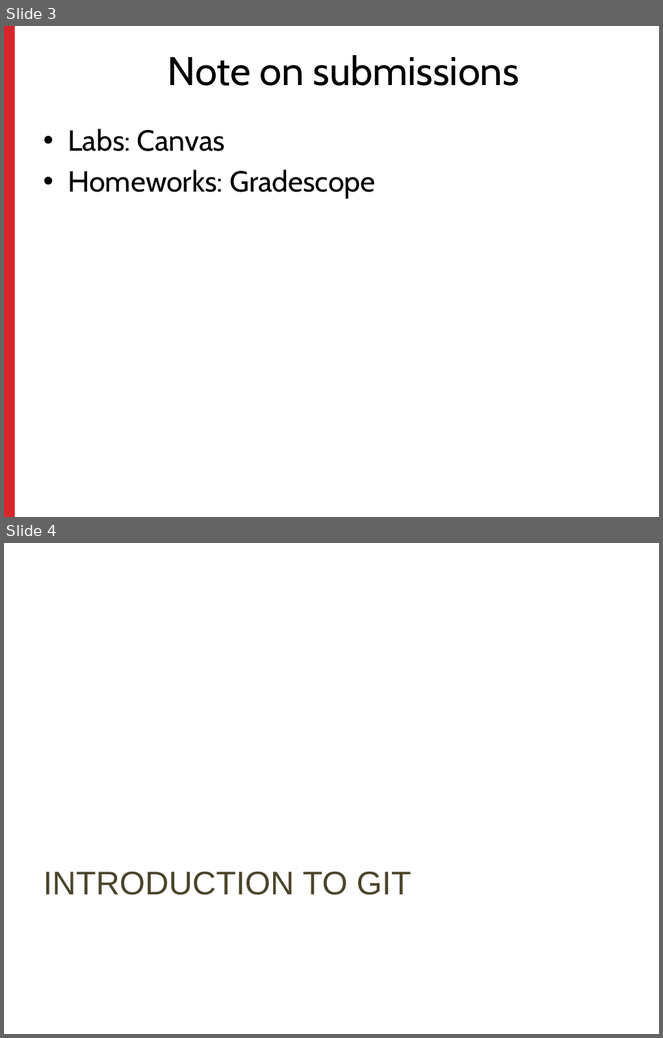
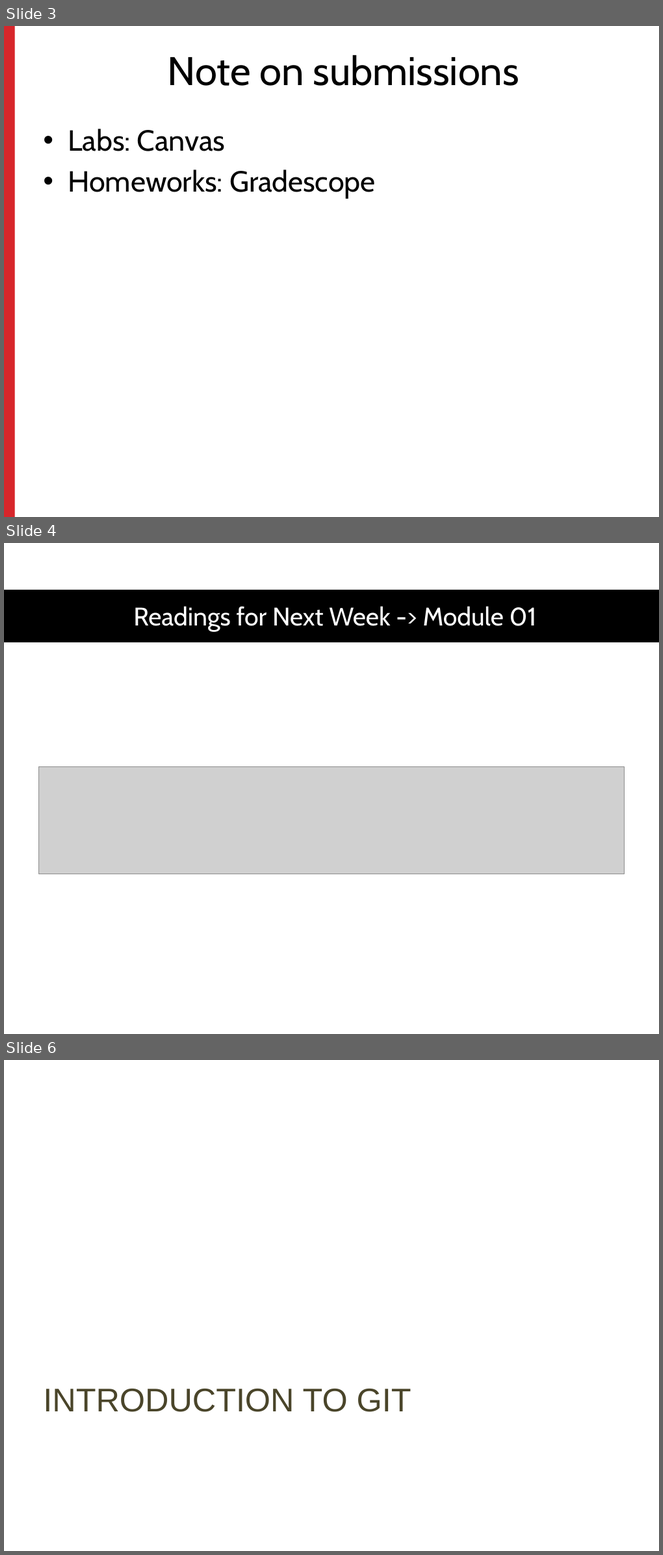
Before and after one commit to cgeeng/TeamActivities, a slide deck: Lab1/CS_5004_Lab1.pptx. Shown one above the other, each under a label of ours: slides 3 and 4 before the commit, slides 3, 4 and 6 after it; the slides between them are not shown. The pictures are 663x1038 and 663x1555 pixels, drawn with LibreOffice and Linux fonts; fonts in the diff are those of the drawing; grey boxes stand for pictures. Boxes give left, top, right and bottom in pixels: in the first picture for what was removed or moved away, otherwise in the second. Text is boxed around its words. In the diff, an @@ line names an element or a change of style, - is before the commit and + after.

```diff
--- a/Lab1/CS_5004_Lab1.pptx
+++ b/Lab1/CS_5004_Lab1.pptx
@@ slide 4 added at [4,543,659,1034], background #FFFFFF @@
@@ rectangle added at [4,590,659,642], fill #000000 @@
@@ title added at [133,606,537,632], 28 pt, text #FFFFFF @@
+Readings for Next Week -> Module 01
@@ picture added at [38,767,625,874] @@
@@ what was slide 4 is now slide 6 @@
```
Also in this commit, not shown: 3 slides changed, 1 other slide added, 2 slides removed, 4 other files.
